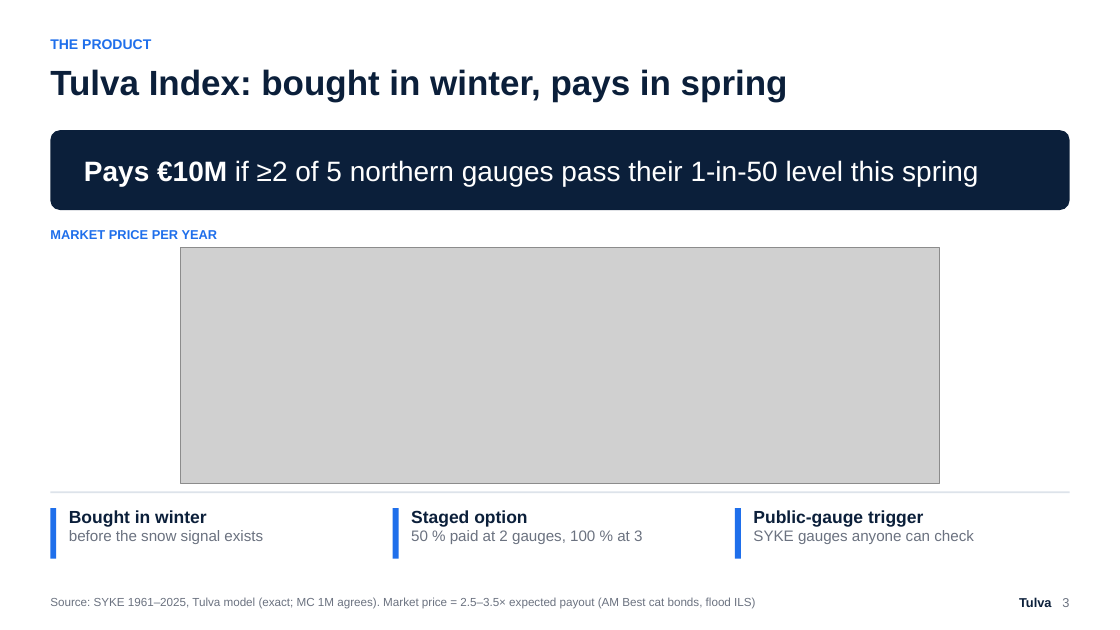
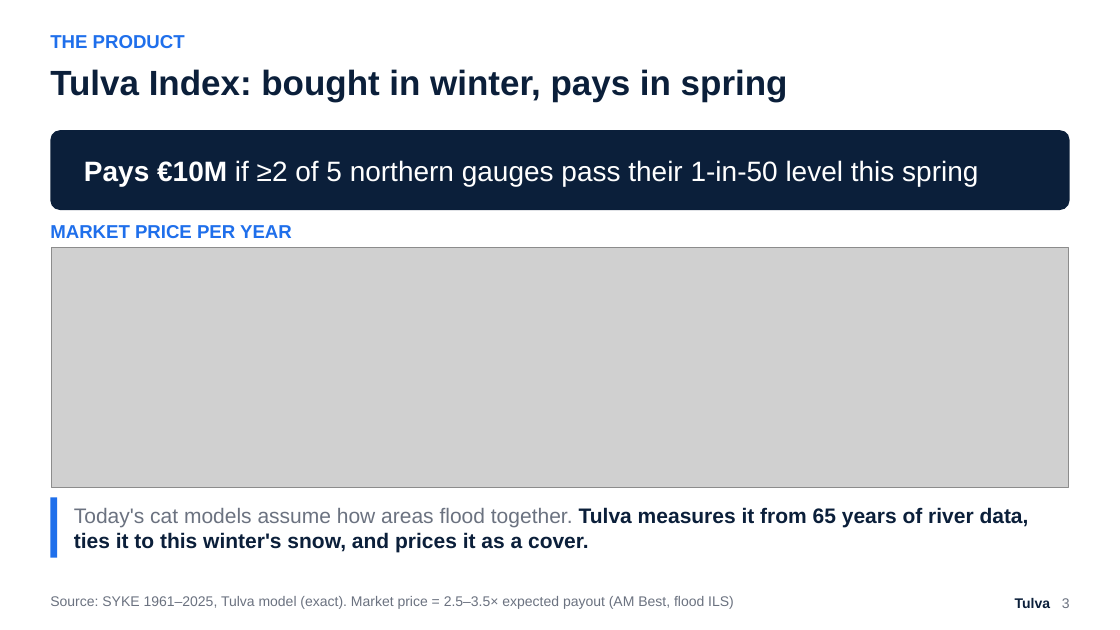
Before and after one commit to Zawaer/tulva, a slide deck: slide 3 of deck/Tulva_QxF2026.pptx. Drawn at 1120x630 pixels with LibreOffice and Linux fonts; fonts in the diff are those of the drawing; grey boxes stand for pictures. Boxes give left, top, right and bottom in pixels: in the first picture for what was removed or moved away, otherwise in the second. Text is boxed around its words. In the diff, an @@ line names an element or a change of style, - is before the commit and + after.

```diff
--- a/deck/Tulva_QxF2026.pptx
+++ b/deck/Tulva_QxF2026.pptx
@@ text "THE PRODUCT" at bbox=[50, 35, 185, 48]: size 12 to 16 pt @@
@@ text "MARKET PRICE PER YEAR" at bbox=[50, 225, 292, 238]: size 11 to 16 pt @@
@@ picture: place and size @@
-picture at bbox=[181, 248, 939, 483]
+picture at bbox=[52, 248, 1069, 487]
@@ rectangle: place and size @@
-rectangle at bbox=[50, 508, 56, 559]
+rectangle at bbox=[50, 497, 57, 558]
@@ rectangle removed at bbox=[50, 492, 1070, 493] @@
@@ text added at bbox=[74, 507, 1029, 552], 18 pt, text #0B1F3A, bold @@
+Today's cat models assume how areas flood together. Tulva measures it from 65 years of river data, ties it to this winter's snow, and prices it as a cover.
@@ rectangle removed at bbox=[392, 508, 398, 559] @@
@@ rectangle removed at bbox=[735, 508, 741, 559] @@
@@ text removed at bbox=[69, 510, 263, 544] @@
-Bought in winter
-before the snow signal exists
@@ text removed at bbox=[411, 510, 642, 544] @@
-Staged option
-50 % paid at 2 gauges, 100 % at 3
@@ text removed at bbox=[753, 510, 974, 544] @@
-Public-gauge trigger
-SYKE gauges anyone can check
@@ text at bbox=[50, 596, 734, 609]: text changed; size 10 to 12 pt @@
-Source: SYKE 1961–2025, Tulva model (exact; MC 1M agrees). Market price = 2.5–3.5× expected payout (AM Best cat bonds, flood ILS)
+Source: SYKE 1961–2025, Tulva model (exact). Market price = 2.5–3.5× expected payout (AM Best, flood ILS)
@@ text "Tulva 3" at bbox=[1015, 598, 1070, 608]: size 11 to 12 pt @@
```
Also in this commit, not shown: 7 other slides changed, 16 other files.
